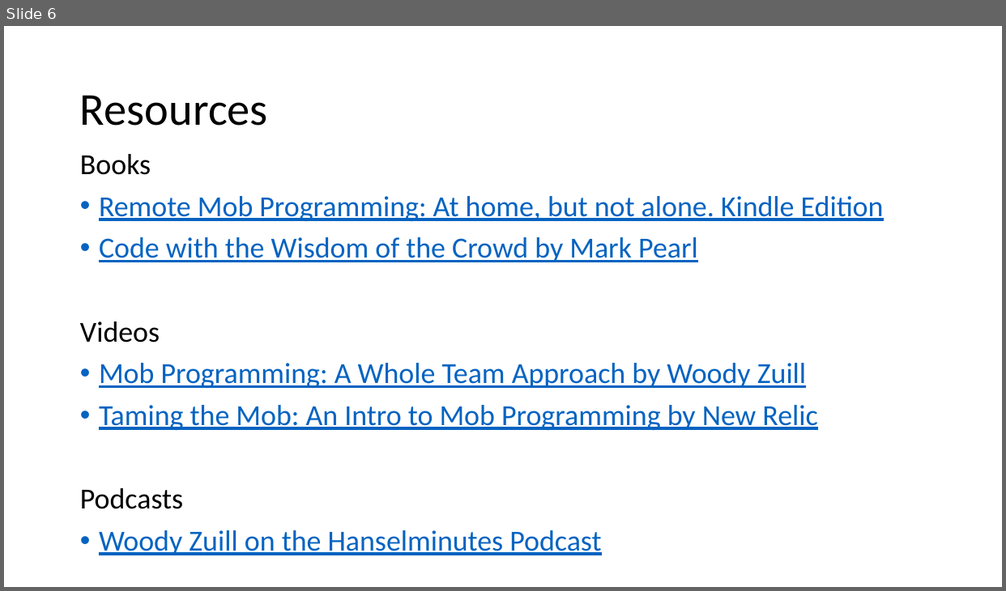
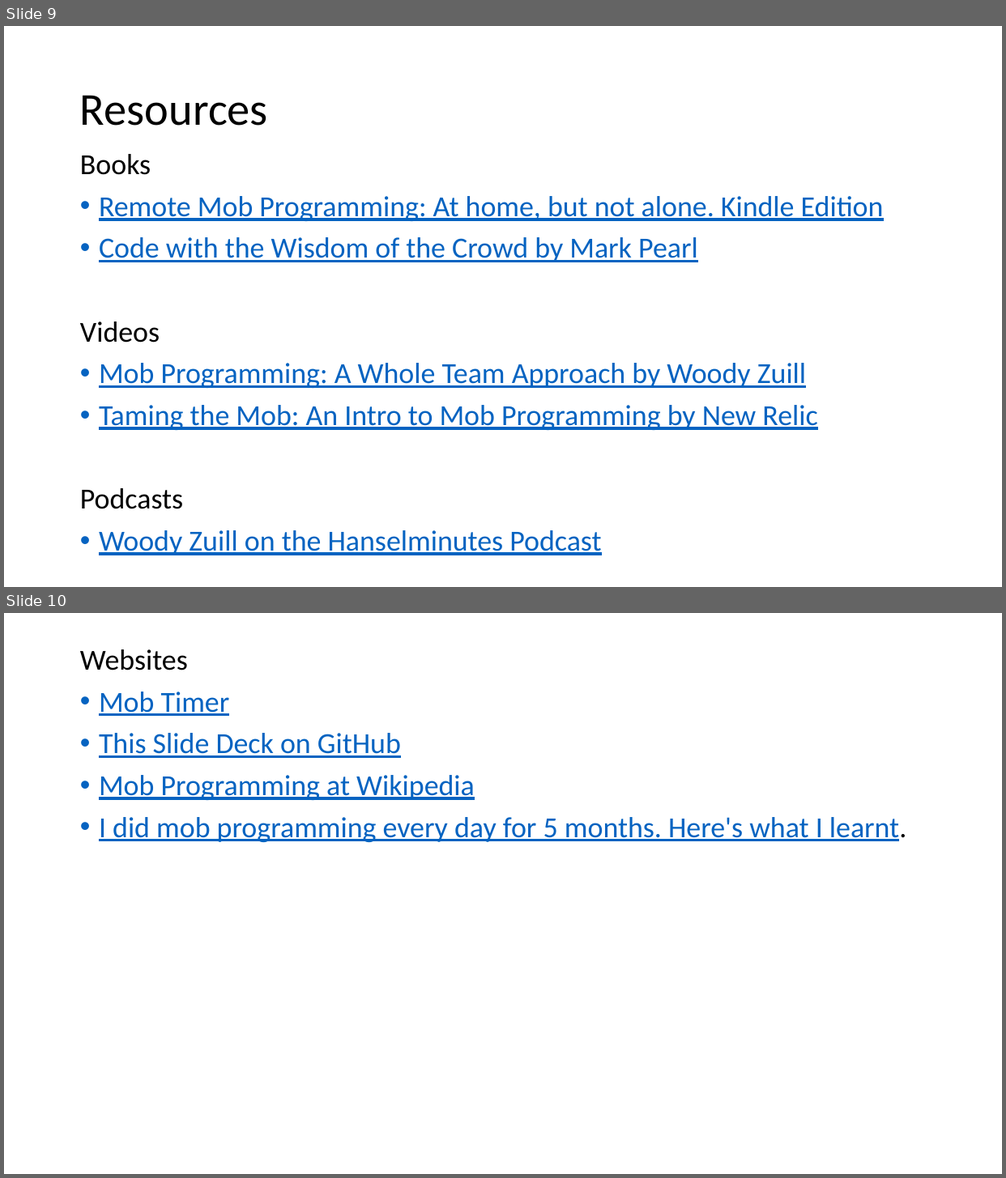
Before and after one commit to jonathan-r-jones/Mob-Programming-Demo, a slide deck: mob.pptx. Shown one above the other, each under a label of ours: slide 6 before the commit, slides 9 and 10 after it. The pictures are 1006x591 and 1006x1178 pixels, drawn with LibreOffice and Linux fonts; fonts in the diff are those of the drawing. Boxes give left, top, right and bottom in pixels: in the first picture for what was removed or moved away, otherwise in the second. Text is boxed around its words. In the diff, an @@ line names an element or a change of style, - is before the commit and + after.

```diff
--- a/mob.pptx
+++ b/mob.pptx
@@ slide 10 added at bbox=[4, 613, 1002, 1174], background #FFFFFF @@
@@ text added at bbox=[80, 649, 906, 842], 28 pt, text #0563C1, underline @@
+Websites
+• Mob Timer
+• This Slide Deck on GitHub
+• Mob Programming at Wikipedia
+• I did mob programming every day for 5 months. Here's what I learnt.
@@ what was slide 6 is now slide 9 @@
```
Also in this commit, not shown: 3 slides changed, 3 other slides added.
